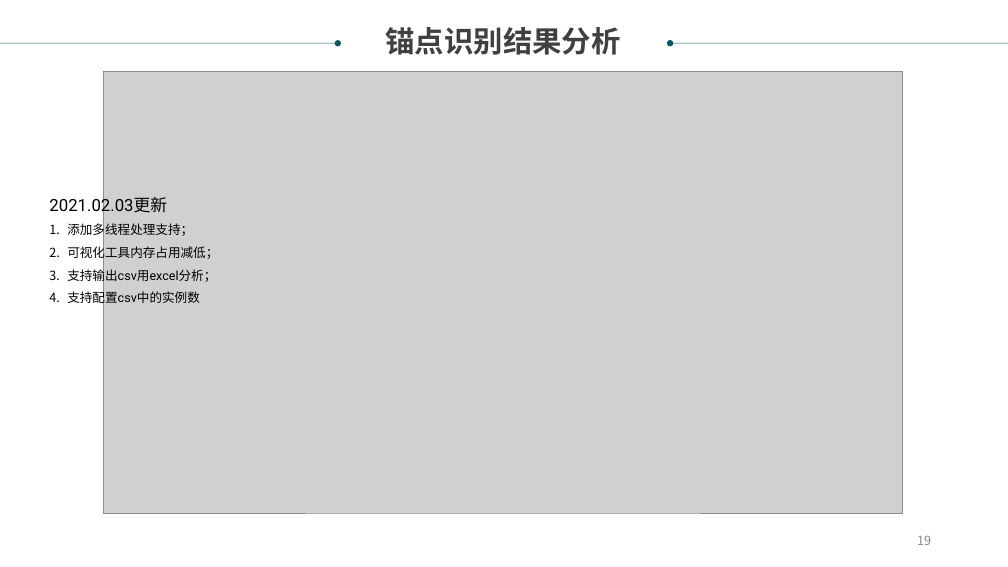
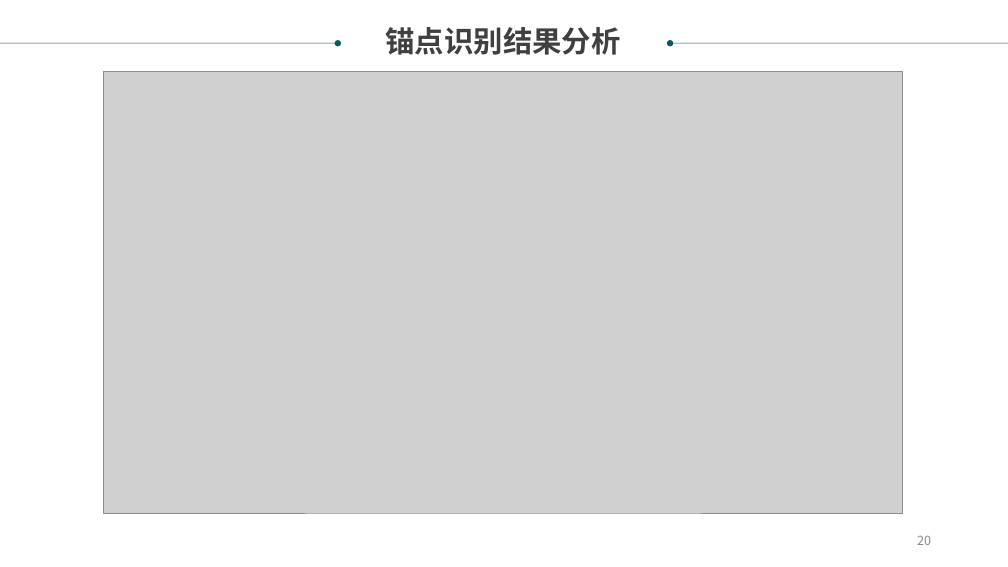
Before and after one commit to xiabo0816/PatTransErrorDetect, a slide deck: slide 20 of documents/翻译锚点识别项目.ppt (slide 19 before the commit). Drawn at 1008x567 pixels with LibreOffice and Linux fonts; fonts in the diff are those of the drawing; grey boxes stand for pictures. Boxes give left, top, right and bottom in pixels: in the first picture for what was removed or moved away, otherwise in the second. Text is boxed around its words. In the diff, an @@ line names an element or a change of style, - is before the commit and + after.

```diff
--- a/documents/翻译锚点识别项目.ppt
+++ b/documents/翻译锚点识别项目.ppt
@@ text removed at bbox=[49, 196, 218, 306] @@
-2021.02.03更新
-1. 添加多线程处理支持；
-2. 可视化工具内存占用减低；
-3. 支持输出csv用excel分析；
-4. 支持配置csv中的实例数
@@ page number at bbox=[917, 536, 931, 545]: text changed @@
-19
+20
```
Also in this commit, not shown: 1 other slide changed, 1 slide added, 2 other files.
